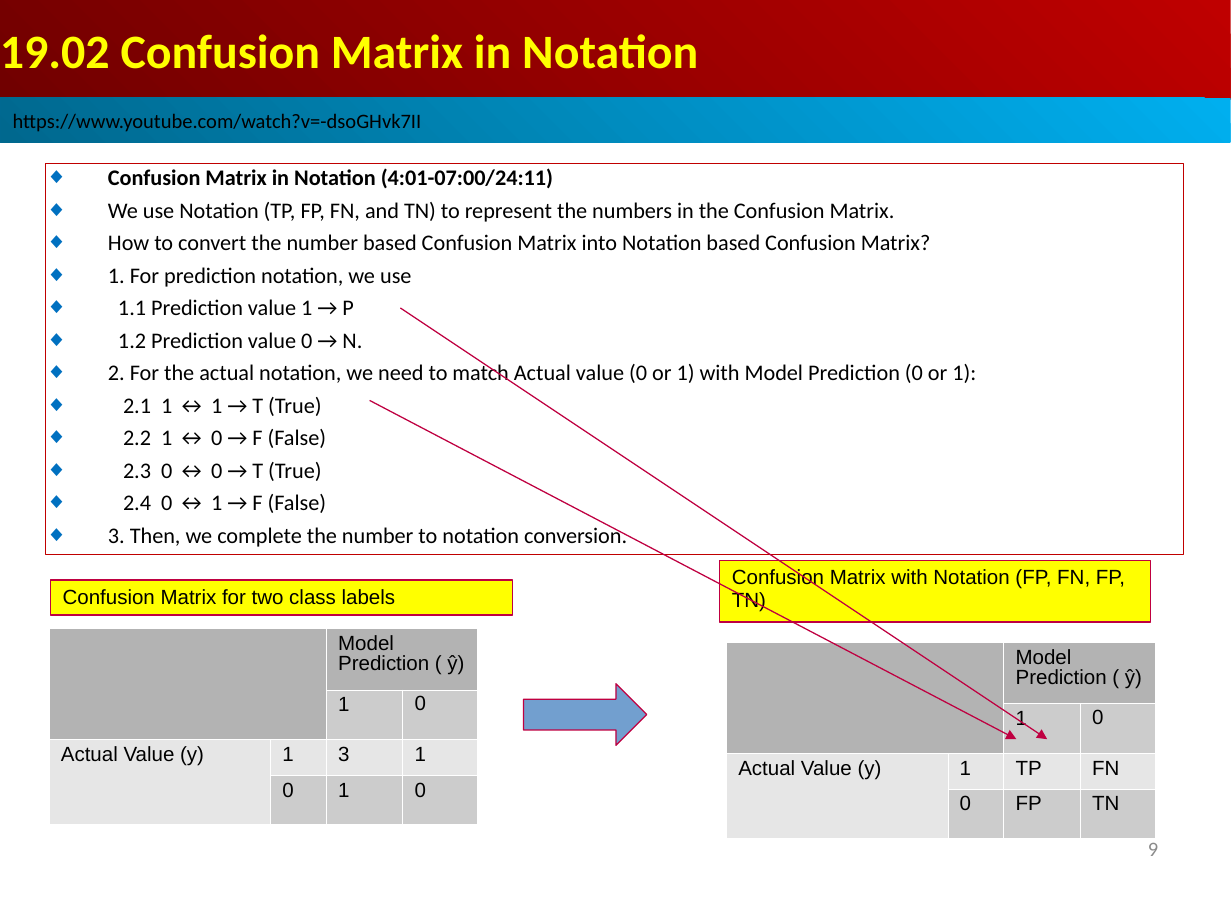
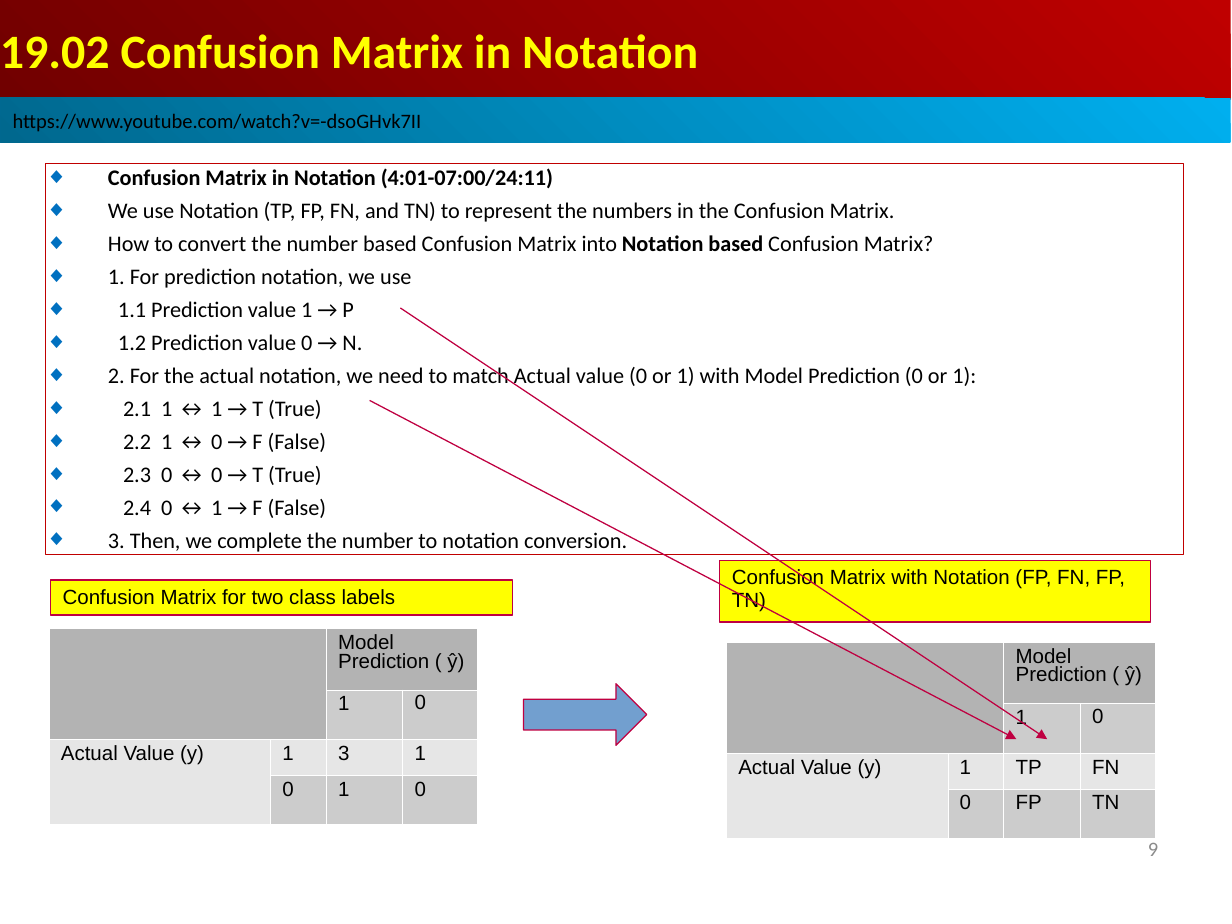
Before and after one commit to peterhchen/AIU_CS512_DL, a slide deck: slide 9 of 000_Lecture_Project/week09/001_Video/19.01_CM_Intro.ppt. Drawn at 1232x924 pixels with LibreOffice and Linux fonts; fonts in the diff are those of the drawing. Boxes give left, top, right and bottom in pixels: in the first picture for what was removed or moved away, otherwise in the second. Text is boxed around its words. In the diff, an @@ line names an element or a change of style, - is before the commit and + after.

```diff
--- a/000_Lecture_Project/week09/001_Video/19.01_CM_Intro.ppt
+++ b/000_Lecture_Project/week09/001_Video/19.01_CM_Intro.ppt
@@ rectangle "Confusion Matrix in Notation (4:01-07:00/24:11)" at (46, 164, 1184, 554): bold on in "Notation based" @@
@@ table at (49, 628, 478, 824) @@
@@ line spacing 0.87 to 0.81 @@
@@ line spacing 0.81 to 0.76 @@
@@ table at (726, 642, 1154, 838) @@
@@ line spacing 0.87 to 0.81 @@
@@ line spacing 0.81 to 0.76 @@
```
Also in this commit, not shown: 11 other slides changed, 2 other files.
